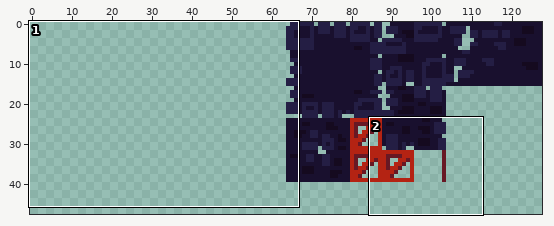
Pixel-art file, stored at assets/sprites/environment/src/background_tilemap.aseprite. The picture above shows the old version from afar; the outline marks the close-up.
Close-up. First the earlier version:
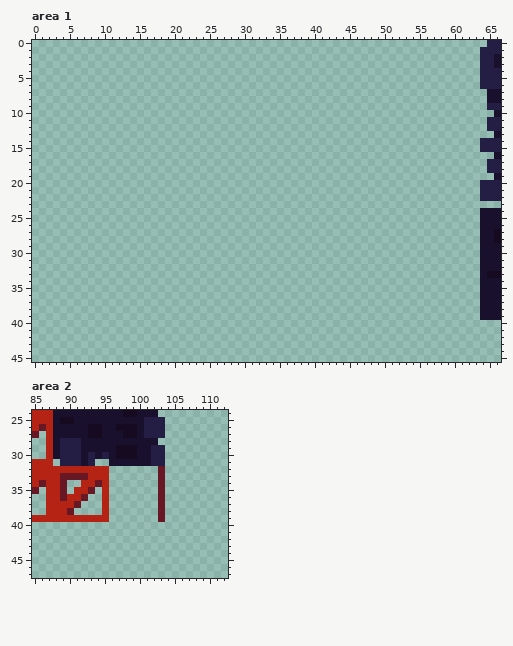
128x256 pixels, 1 frame. Shown: area 1: x 0..66, y 0..45; area 2: x 85..112, y 24..47. The old version is drawn lined up with the new one, on the new canvas. The wide view leaves out empty margins.
New version:
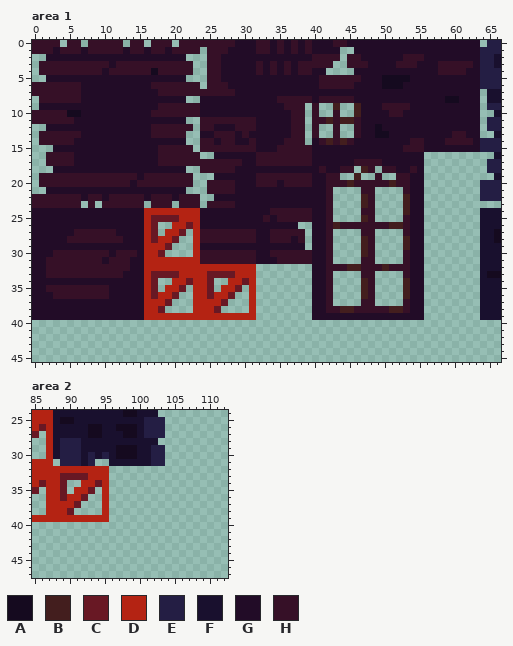
Palette (. is transparent): A #150a1f  B #431e1e  C #681824  D #b42313  E #241e44  F #19102e  G #220c27  H #361027
Edits made:
canvas 128x256 -> 128x440
Changed rows in their new state; - is an unchanged pixel.
Area 1:
first column x 0:
 0 HHHH-HH-HHHHH-HH-HHH-HHHHHHHHGGGHHGHGHGHGGGHHGGGGGGGGGGGGGGGGGGG
 1 HHHGHHHGHHHHHGHHGHHGHHHH-HHHGGGGHHGHGHGHGGGG--GGGGGGGGGGGGGGGGGG
 2 --GGGGGGGGGGGGGGGGGGGG---HHGGGGGGGGGGGGGHHHH-HHGGGGGGHHHGGGGGGGG
 3 -HHHHHHHHHHGHHHHHHHHHHH--HHGGGGGHGHGHGHHHHH--HHHGGGGHHHGGGHHHHHG
 4 -HHHHHHHHHGHHHHHHAHHHHH--HHGGGGGHGHGHGHHGG----GGGGGGGGGGGGHHHHGG
 5 --GGGGGGGGGGGGGGGGGGGG---HHGGGGGGGGGGGGGGHHHHHHGGGAAAAGGGGGGGGGG
 6 HHHHHHHGGGGGGGGGGHHHHHHH-HHHGGGGGGGGGGGGGHHHHHGGGGAAAGGGGGGGGGGG
 7 HHHHHHHGGGGGGGGGGGHHHHHHHHHHHGGGGGGGGGGGGGGGGGGGGGGGGGGGGGGGGGGG
 8 -HHHHHHGGGGGGGGGGGGGGG--GGGGGGGGGGGHHHHHGHHHHHGGGGGGGGGGGGGAAGGG
 9 -GGGGGGGGGGGGGGGGGHHHHHHGGGGGGGGGGGGHHH-H--B--BGGGHHHHGGGGGGGGGG
10 HHHHHAAGGGGGGGGGGHHHHHHHGGGGGGGGGGGGGHH-H--H--BGGGGHHGGGGGGGGGGG
11 HHHHHHGGGGGGGGGGGGGGGG--HHHHHHHHGGGGGHH-HHBHBBHGGGGGGGGGGGGGGGGG
12 --GGGGGGGGGGGGGGGHHHHHH-HHGGGHHHGGGGGHH-H--H--HGGAGGGGGGGGGGGGGG
13 -HHHHHHGGGGGGGGGGHHHHH--GGHHHGHGGGGGGHH-H--H--HGGAAGGGGGGGGGHHGG
14 -HHHHHGGGGGGGGGGGGGGGG--HHGHHGGHGGGGHHH-GHBHBHGGGGGGGGHHGGGHHHHG
15 ---GGGGGGGGGGGGGGGHHHHH-HHHHHHHHGGGHHHHHGGGGGGGGGGGGGHHHGGGGGGGG
16 --HHHHGGGGGGGGGGGGHHHHHH--GGGGGGHHHHHHHHGGGGGGGGGGGGGGGG--------
17 --HHHHGGGGGGGGGGGGHHHHHHHHHHHHGGHHHHHHHHGGGGGGHHHHGGGGGG--------
18 ---GGGGGGGGGGGGGGGGGGG--HHHHHGGGGGGGGGGGGHGGHH-BH-HHGGHG--------
19 -HHHHHHHHHHHHHHGHHHHHHH---GGGGGGHHHHHHHHGGHH--B--H--HHGG--------
20 -HHHHHHHHHHHHHGHHHHHHHH--HHHHGGGHHHGHHHHGGHHHBHHHHHBHHGG--------
21 --GGGGGGGGGGGGGGGGGGGG---HHHHGGGGGGGGGGGGGH----HH----HGG--------
22 HHHHHHHGHHGHHHHHGHHHGHHH--GGGGGGGGGGGGGGGGH----BH----BGG--------
23 HHHHHHH-H-HHHHHH-HHH-HHH-HHHHGGGGGGGGGGGGGH----BH----BGG--------
24 GGGGGGGGGGGGGGGGDDDDDDDDGGGGGGGGGGHHHHHHGGH----HH----BGG--------
25 GGGGGGGGGGGGGGGGDCCCCDDDGGGGGGGGGHGHHHHHGGH----BH----HGG--------
26 GGGGGGGGGGGGGGGGDC--DDCDGGGGGGGGGGGGGG--GGHBHHHHHHHBBHGG--------
27 GGGGGGHHHHHHGGGGDC-DDC-DHHHHHHHHGGHHHHH-GGH----HH----HGG--------
28 GGGGGHHHHHHHHGGGDCDDC--DHHHHHHHHGGHHHGH-GGH----BH----BGG--------
29 GGGGGGGGGGGGGGGGDDDC---DGGGGGGGGGGGGGGG-GGH----BH----BGG--------
30 GGGHHHHHHHHGHHHGDDC----DHHHHHHHHGGHHHHHHGGH----BH----HGG--------
31 GGHHHHHHHHGHHHGGDDDDDDDDHHHHHHHHGGGHHHHHGGH----HH----HGG--------
32 GGHHHHHHHHHHHHGGDDDDDDDDDDDDDDDD--------GGHHHBBHHHBHHHGG--------
33 GGHHHHHHHHHHHGGGDCCCCDDDDCCCCDDD--------GGH----HH----HGG--------
34 GGGGGGGGGGGGGGGGDC--DDCDDC--DDCD--------GGH----BH----BGG--------
35 GGHHHHHHHHHGGGGGDC-DDC-DDC-DDC-D--------GGH----BH----BGG--------
36 GGGHHHHHHHHGGGGGDCDDC--DDCDDC--D--------GGH----BH----BGG--------
37 GGGGGGGGGGGGGGGGDDDC---DDDDC---D--------GGH----HH----HGG--------
38 GGGGGGGGGGGGGGGGDDC----DDDC----D--------GGHHBBHHHHHBBHGG--------
39 GGGGGGGGGGGGGGGGDDDDDDDDDDDDDDDD--------GGGGGGGGGGGGGGGG--------
Area 2:
first column x 103:
32 .
33 .
34 .
35 .
36 .
37 .
38 .
39 .
Changed places in both close-ups, as pixel boxes (x1, y1, x2, y2):
added: (32, 40, 480, 320)
erased: (158, 466, 165, 522)
